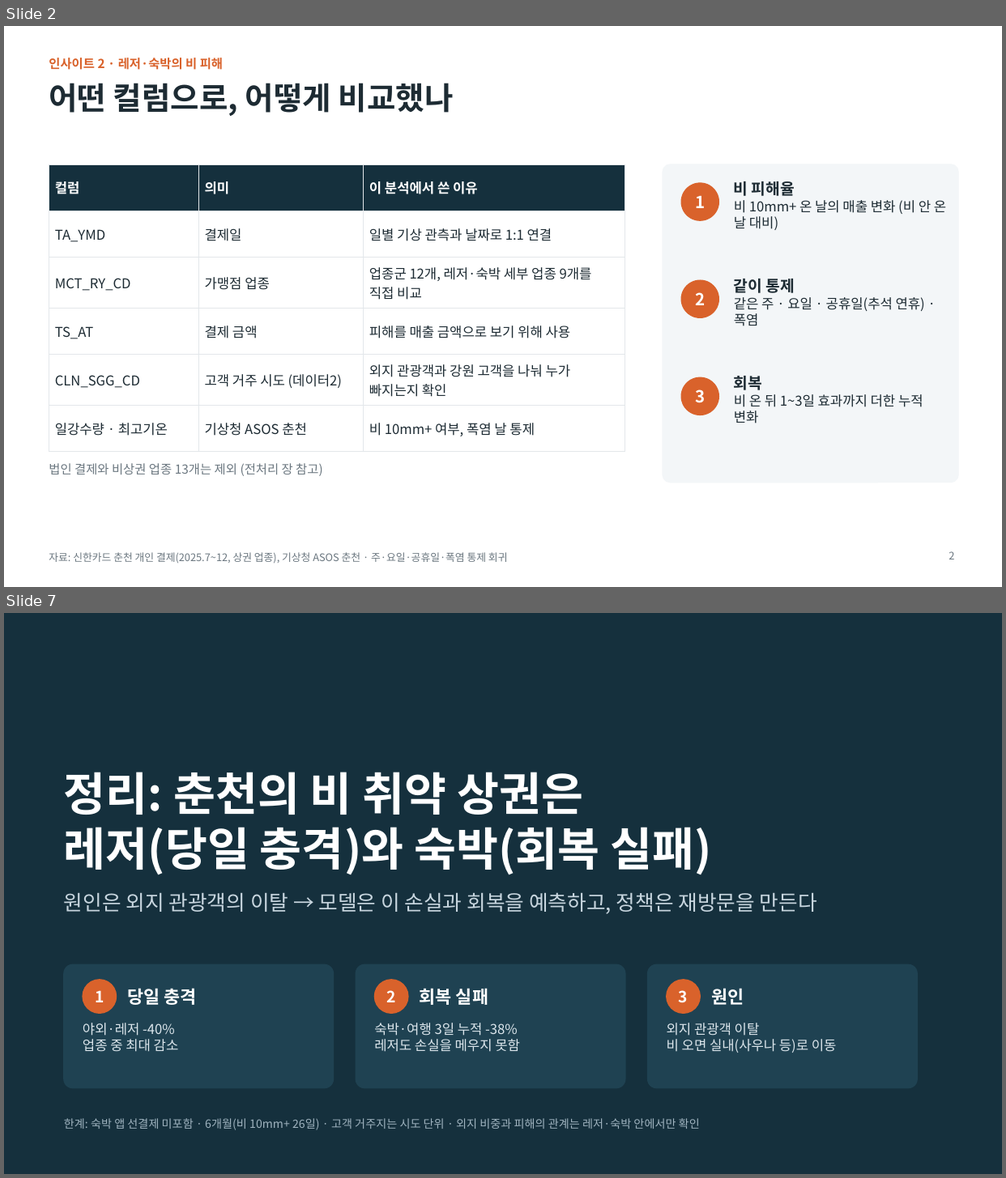
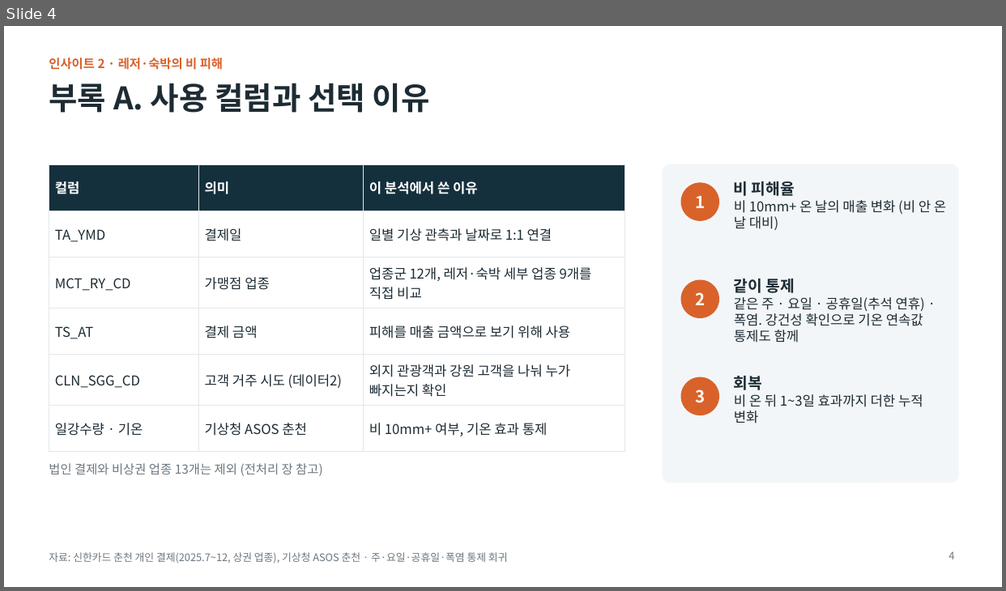
Before and after one commit to cite2denfert/Big_contest, a slide deck: docs/slides/insight2_leisure_lodging.pptx. Shown one above the other, each under a label of ours: slides 2 and 7 before the commit, slide 4 after it; the slides between them are not shown. The pictures are 1006x1178 and 1006x591 pixels, drawn with LibreOffice and Linux fonts; fonts in the diff are those of the drawing. Boxes give left, top, right and bottom in pixels: in the first picture for what was removed or moved away, otherwise in the second. Text is boxed around its words. In the diff, an @@ line names an element or a change of style, - is before the commit and + after.

```diff
--- a/docs/slides/insight2_leisure_lodging.pptx
+++ b/docs/slides/insight2_leisure_lodging.pptx
@@ slide 7 removed at (4, 613, 1002, 1174), background #15303D @@
@@ title removed at (64, 772, 711, 875) @@
-정리: 춘천의 비 취약 상권은
-레저(당일 충격)와 숙박(회복 실패)
@@ text removed at (64, 892, 817, 914) @@
-원인은 외지 관광객의 이탈 → 모델은 이 손실과 회복을 예측하고, 정책은 재방문을 만든다
@@ rounded rectangle removed at (64, 965, 334, 1088) @@
@@ rounded rectangle removed at (356, 965, 625, 1088) @@
@@ rounded rectangle removed at (648, 965, 918, 1088) @@
@@ ellipse removed at (83, 980, 117, 1013) @@
@@ text removed at (95, 990, 104, 1003) @@
-1
@@ text removed at (127, 988, 197, 1005) @@
-당일 충격
@@ ellipse removed at (374, 980, 408, 1013) @@
@@ text removed at (387, 990, 396, 1003) @@
-2
@@ text removed at (420, 988, 488, 1005) @@
-회복 실패
@@ ellipse removed at (667, 980, 701, 1013) @@
@@ text removed at (679, 990, 688, 1003) @@
-3
@@ text removed at (711, 988, 744, 1005) @@
-원인
@@ text removed at (83, 1023, 179, 1052) @@
-야외·레저 -40%
-업종 중 최대 감소
@@ text removed at (374, 1023, 520, 1052) @@
-숙박·여행 3일 누적 -38%
-레저도 손실을 메우지 못함
@@ text removed at (667, 1023, 837, 1053) @@
-외지 관광객 이탈
-비 오면 실내(사우나 등)로 이동
@@ text removed at (64, 1118, 700, 1131) @@
-한계: 숙박 앱 선결제 미포함 · 6개월(비 10mm+ 26일) · 고객 거주지는 시도 단위 · 외지 비중과 피해의 관계는 레저·숙박 안에서만 확인
@@ what was slide 2 is now slide 4 @@
@@ slide 4 changed as well @@
@@ title at (49, 83, 430, 113): text changed @@
-어떤 컬럼으로, 어떻게 비교했나
+부록 A. 사용 컬럼과 선택 이유
@@ table at (49, 165, 625, 440) @@
-row 6, column 1: 일강수량 · 최고기온
+row 6, column 1: 일강수량 · 기온
-row 6, column 3: 비 10mm+ 여부, 폭염 날 통제
+row 6, column 3: 비 10mm+ 여부, 기온 효과 통제
@@ text at (734, 297, 925, 343): text changed @@
-같은 주 · 요일 · 공휴일(추석 연휴) · 폭염
+같은 주 · 요일 · 공휴일(추석 연휴) · 폭염. 강건성 확인으로 기온 연속값 통제도 함께
@@ page number at (948, 552, 954, 560): text changed @@
-2
+4
```
Also in this commit, not shown: 3 other slides changed, 2 other slides removed.
